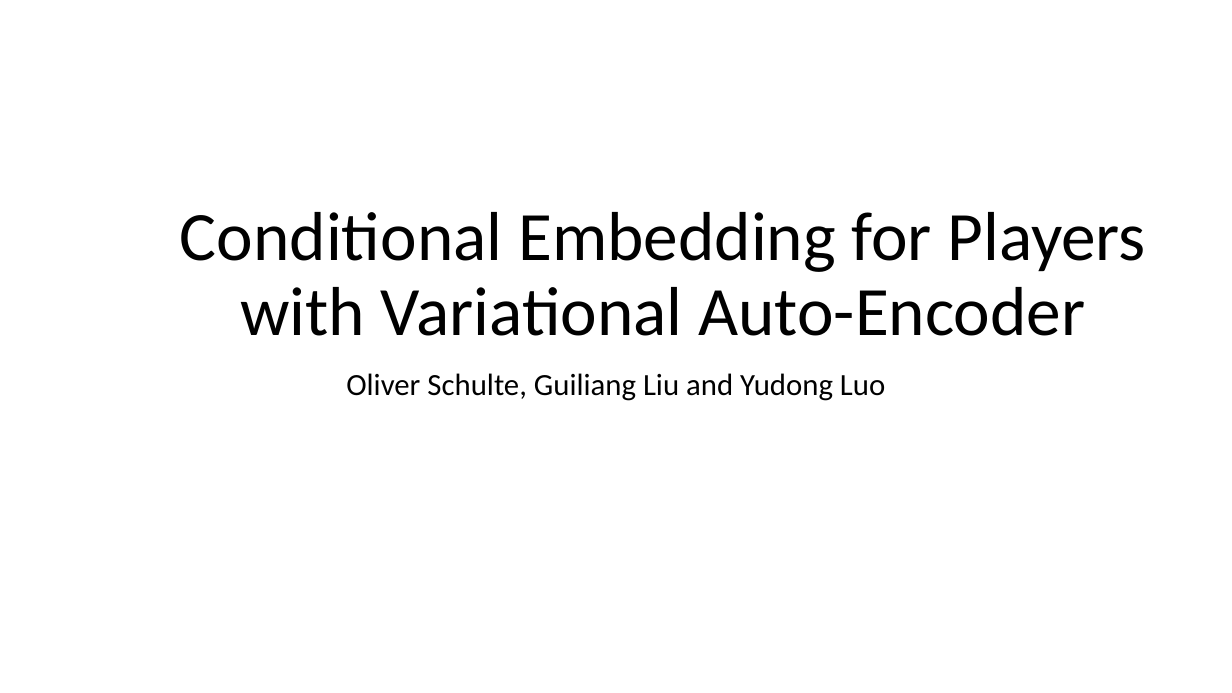
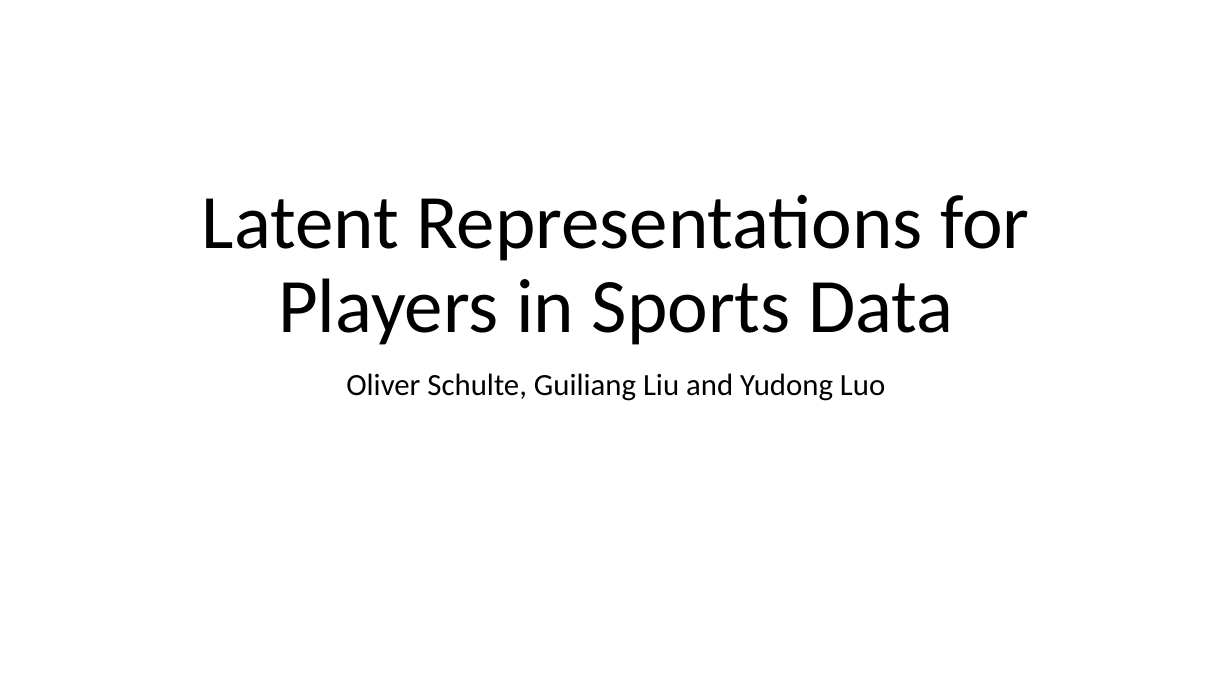
Before and after one commit to Guiliang/sport-analytic-variational-embedding, a slide deck: slide 1 of sport-vae.pptx. Drawn at 1232x693 pixels with LibreOffice and Linux fonts; fonts in the diff are those of the drawing. Boxes give left, top, right and bottom in pixels: in the first picture for what was removed or moved away, otherwise in the second. Text is boxed around its words. In the diff, an @@ line names an element or a change of style, - is before the commit and + after.

Commit message:
2019-07-17

```diff
--- a/sport-vae.pptx
+++ b/sport-vae.pptx
@@ title at bbox=[202, 194, 1029, 345]: text changed; size 54 to 60 pt @@
-Conditional Embedding for Players with Variational Auto-Encoder
+Latent Representations for Players in Sports Data
```
Also in this commit, not shown: 3 other slides changed, 3 slides added.
